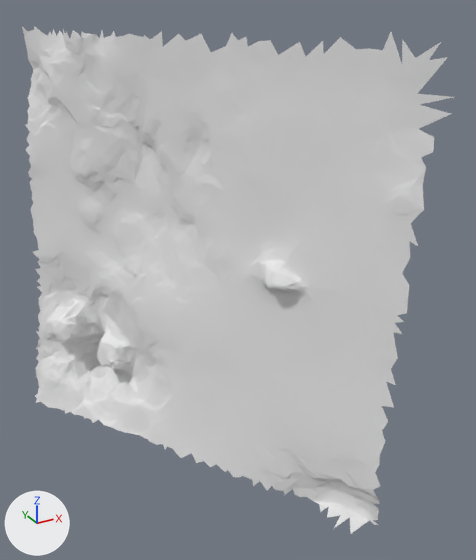
The glTF model moon small_tiles/tile_223.glb as it was, and as the next commit left it.
One viewpoint serves both versions: a 50 mm camera at (21.6, 8.14, 0.46) aimed at (25.04, 14.4, -2.67). Every picture has the same lights, and +X, +Y and +Z are marked at lower left. The older version comes first. Vertices at exactly the same position are counted once.

In view in the first picture: 't223'.
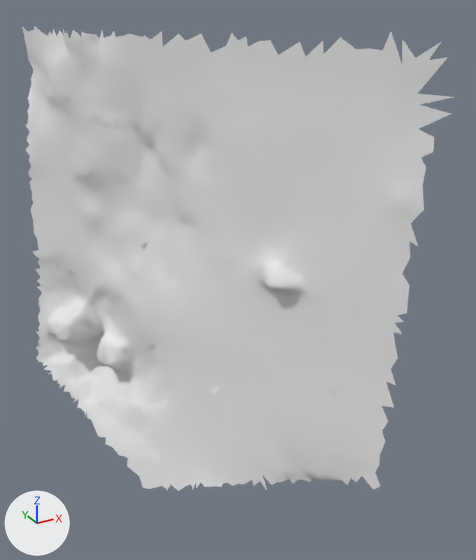
Changed parts and their boxes [x1, y1, x2, y2] in the pictures (476 x 560 px):
't223', reshaped (8% shorter): before [22, 26, 453, 534]; after [22, 26, 453, 491]
part 1 of me_t223, reshaped: before [35, 362, 379, 534]; after [93, 420, 252, 491]

Edits to the bpy script that builds the scene:
```text
Change me_t223:
    used by ob_t223; location = (0.0, 0.0, 0.0)
    remove me_t223.from_pydata(...)  # 3617 vertices, 6968 faces; spans x 22.91..26.02, y 12.29..17.07, z -5.06..0.14
    add me_t223.from_pydata(...)  # 3522 vertices, 6788 faces; spans x 23.03..26.02, y 12.29..17.07, z -5.63..0.14
    me_t223 part 1
    177 vertices are removed from x 22.91..25.69, y 12.31..16.75, z -5.05..-4.52
    342 faces are deleted
    82 vertices are added at x 23.52..24.75, y 13.71..15.63, z -5.63..-5.03
    162 new faces join them
```
